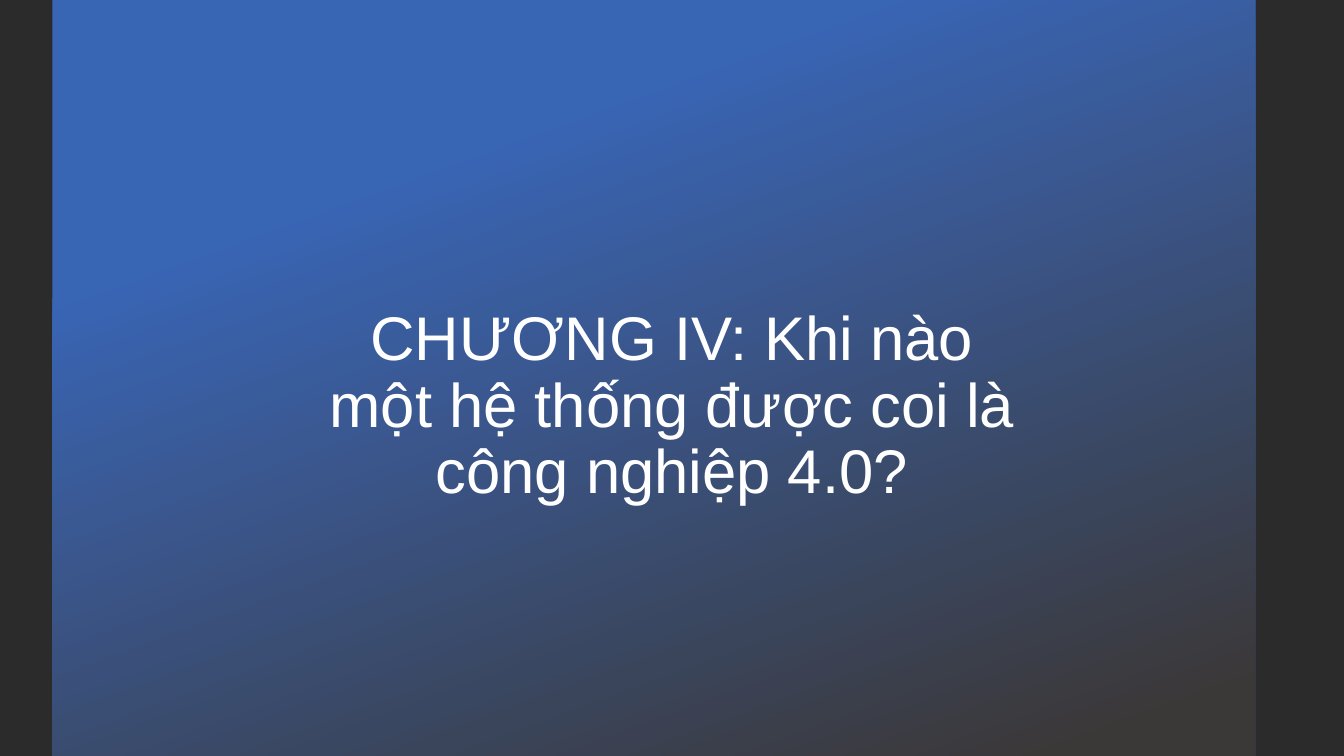
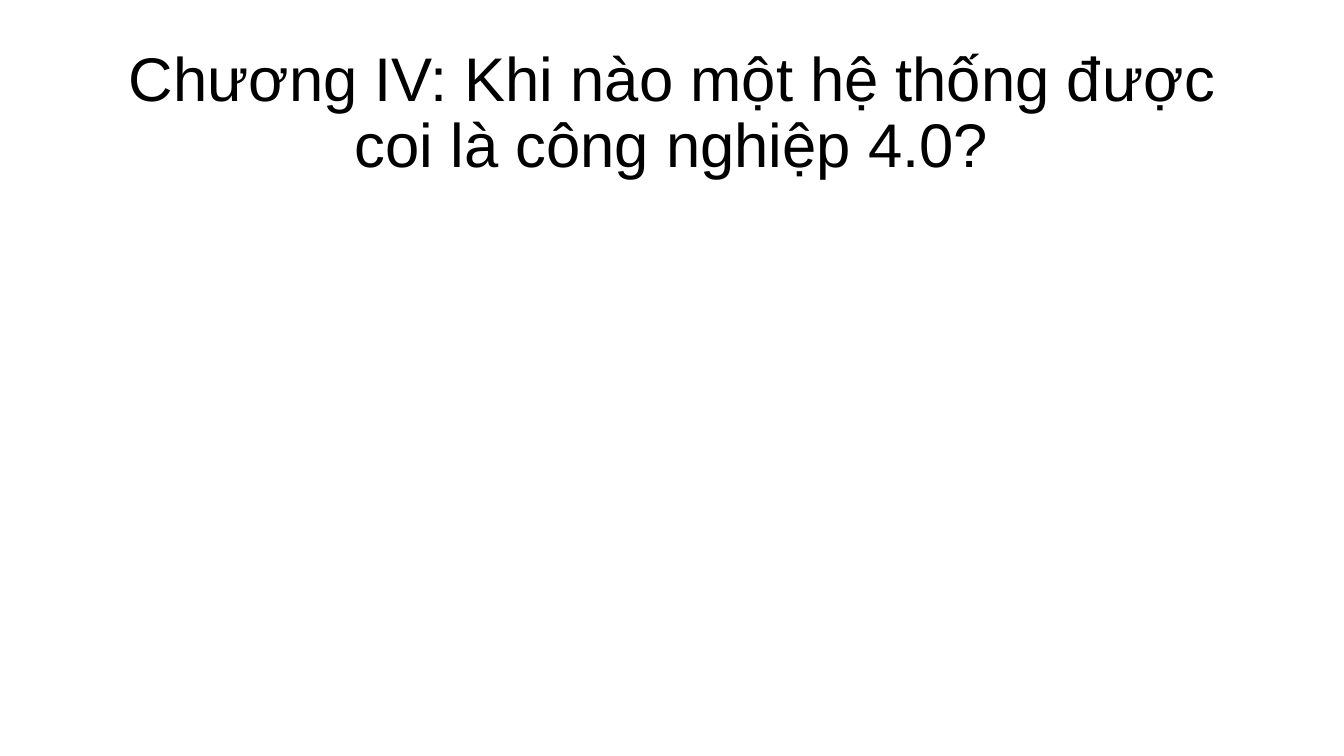
Before and after one commit to nhhquyen/Do_an_cuoi_ky, a slide deck: slide 29 of present(5).pptx. Drawn at 1344x756 pixels with LibreOffice and Linux fonts; fonts in the diff are those of the drawing; background and template pictures are left out; a plain dark background stands for a picture behind light text. Boxes give left, top, right and bottom in pixels: in the first picture for what was removed or moved away, otherwise in the second. Text is boxed around its words. In the diff, an @@ line names an element or a change of style, - is before the commit and + after.

```diff
--- a/present(5).pptx
+++ b/present(5).pptx
@@ background picture (left out) to #FFFFFF @@
@@ rectangle removed at (x1=52, y1=0, x2=1255, y2=756) @@
@@ title at (x1=129, y1=53, x2=1215, y2=179): text changed; text colour #FFFFFF to #000000 @@
-CHƯƠNG IV: Khi nào một hệ thống được coi là công nghiệp 4.0?
+Chương IV: Khi nào một hệ thống được coi là công nghiệp 4.0?
```
Also in this commit, not shown: 1 other slide changed, 2 slides added.
